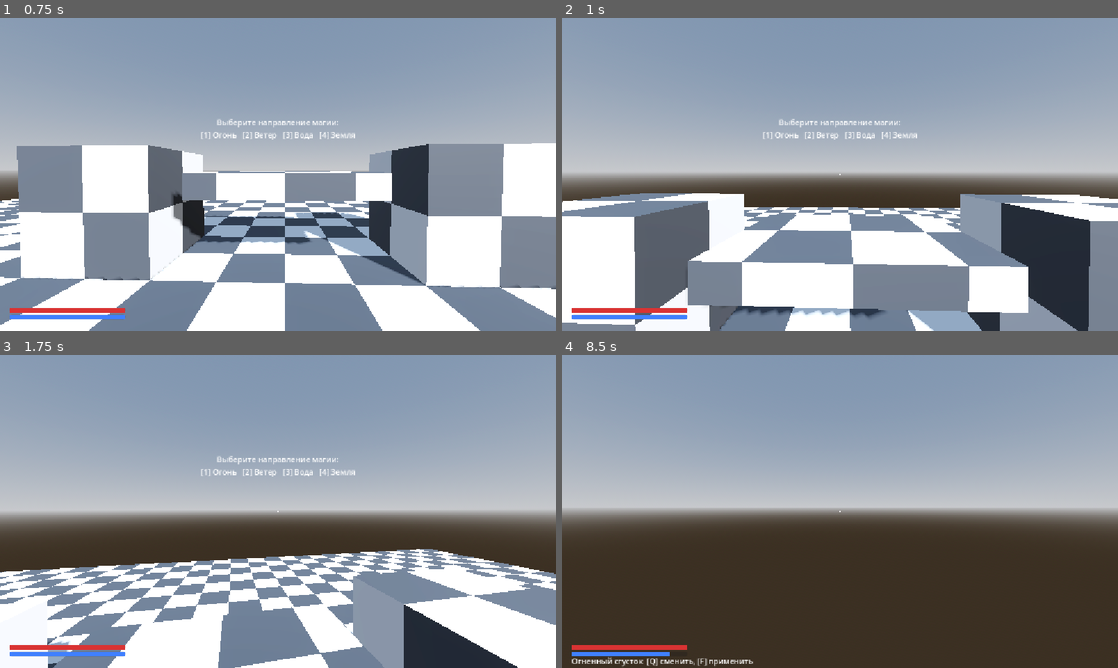
Above: before the commit, frames 1-4 (two rows, left to right).
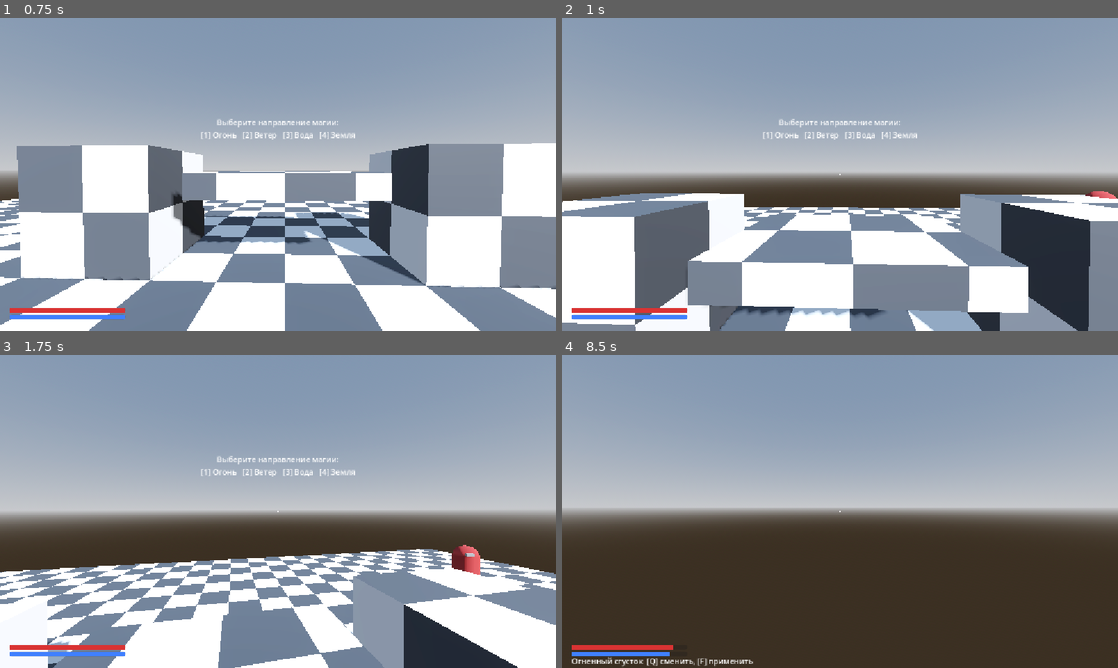
Above: after the commit, the same moments.

Repository: Tunwell1/test-game
Game: Godot game, scene res://main.tscn
Same seed, same stepped clock (60 frames per second), same inputs: the game is played once before the commit and once after it.
Inputs (mouse positions are in pixels of both pictures, inside the frame that each line leads up to):
- Up to frame 1 (0.75 s): move the mouse to (272, 180) at 0.52 s; hold W (move_forward) from 0.53 s (still down); tap F (cast_spell) at 0.6 s
- Up to frame 2 (1 s): keep holding W (move_forward); tap Space (jump) at 0.77 s
- Up to frame 3 (1.75 s): keep holding W (move_forward); move the mouse to (316, 514) at 1.27 s; tap Ctrl (crouch) at 1.35 s; tap Space (jump) at 1.52 s
- Up to frame 4 (8.5 s): move the mouse to (795, 508) at 2.02 s; tap E (interact) at 2.1 s; move the mouse to (845, 511) at 2.77 s; release W (move_forward) at 2.78 s; hold A (move_left) 2.78-3.53 s; tap Q (next_spell) at 2.85 s; tap Space (jump) at 3.02, 3.77, 4.52, 6.02, 6.77, 7.52 s; move the mouse to (817, 505) at 3.52 s; hold W (move_forward) 3.53-5.78 s; tap 1 (pick_school_1) at 3.6 s; move the mouse to (867, 511) at 4.27 s; tap 2 (pick_school_2) at 4.35 s; move the mouse to (812, 511) at 5.02 s; tap 3 (pick_school_3) at 5.1 s; move the mouse to (851, 505) at 5.77 s; hold D (move_right) 5.78-6.53 s; tap 4 (pick_school_4) at 5.85 s; move the mouse to (834, 517) at 6.52 s; hold Shift (sprint) 6.53-7.28 s; hold W (move_forward) from 6.53 s (still down); move the mouse to (878, 514) at 7.27 s; tap F (cast_spell) at 7.35 s; tap Enter at 8 s; move the mouse to (795, 508) at 8.02 s; hold Ctrl (crouch) from 8.03 s (still down)

Frame 1 is identical in both runs. In frame 2, less than 0.1% of the frame differs, in the area x 93-100%, y 55-58%; in frame 3, 0.4%, in the area x 81-87%, y 60-71%; in frame 4, less than 0.1%.

Commit message:
Add enemy AI with sight, hearing, awareness and patrol; player visibility

Diff:
--- /dev/null
+++ b/enemy.gd
@@ -0,0 +1,315 @@
+class_name Enemy
+extends CharacterBody3D
+
+## Враг с ИИ: патруль -> подозрение -> погоня -> бой -> поиск.
+## Видит конусом зрения (с учётом заметности игрока) и слышит шум.
+## Визуал и коллизия создаются кодом, достаточно повесить скрипт на CharacterBody3D (слой 8).
+
+signal died
+signal state_changed(state: State)
+
+enum State { PATROL, SUSPICIOUS, CHASE, SEARCH, DEAD }
+
+@export_group("Характеристики")
+@export var health_max: float = 60.0
+@export var patrol_speed: float = 1.8
+@export var chase_speed: float = 4.2
+@export var turn_speed: float = 6.0
+
+@export_group("Чувства")
+@export var view_distance: float = 14.0
+@export var view_angle_deg: float = 70.0
+## Радиус слуха при уровне шума 1.0 (бег). Меньший шум слышен ближе.
+@export var hearing_radius: float = 12.0
+## Скорость роста подозрения при полном обнаружении (1/сек).
+@export var detect_rate: float = 1.2
+@export var awareness_decay: float = 0.25
+@export var search_time: float = 6.0
+
+@export_group("Бой")
+@export var attack_range: float = 1.6
+@export var attack_damage: float = 12.0
+@export var attack_cooldown: float = 1.0
+
+@export_group("Патруль")
+## Точки патруля относительно стартовой позиции врага.
+@export var patrol_offsets: Array[Vector3] = [Vector3(0, 0, 0), Vector3(4, 0, 0)]
+@export var patrol_wait: float = 1.5
+
+const GRAVITY := 9.8
+
+var health: float = 0.0
+var state: State = State.PATROL
+## 0..1: шкала подозрения. >=0.35 подозрение, >=1 погоня.
+var awareness: float = 0.0
+var player: Player = null
+var last_known_pos: Vector3 = Vector3.ZERO
+var patrol_points: Array[Vector3] = []
+var patrol_index: int = 0
+var wait_timer: float = 0.0
+var search_timer: float = 0.0
+var attack_timer: float = 0.0
+var burn_timer: float = 0.0
+var knock: Vector3 = Vector3.ZERO
+var _mat: StandardMaterial3D
+var _indicator: Label3D
+
+func _ready() -> void:
+	health = health_max
+	collision_layer = 8
+	collision_mask = 1 | 2
+	add_to_group("enemies")
+
+	var cs := CollisionShape3D.new()
+	var cap := CapsuleShape3D.new()
+	cap.radius = 0.35
+	cap.height = 1.8
+	cs.shape = cap
+	cs.position.y = 0.9
+	add_child(cs)
+
+	var mi := MeshInstance3D.new()
+	var cm := CapsuleMesh.new()
+	cm.radius = 0.35
+	cm.height = 1.8
+	_mat = StandardMaterial3D.new()
+	_mat.albedo_color = Color(0.6, 0.2, 0.2)
+	cm.material = _mat
+	mi.mesh = cm
+	mi.position.y = 0.9
+	add_child(mi)
+
+	# Метка-«глаза», показывающая, куда смотрит враг
+	var nose := MeshInstance3D.new()
+	var box := BoxMesh.new()
+	box.size = Vector3(0.2, 0.1, 0.3)
+	nose.mesh = box
+	nose.position = Vector3(0, 1.55, -0.35)
+	add_child(nose)
+
+	_indicator = Label3D.new()
+	_indicator.position.y = 2.2
+	_indicator.billboard = BaseMaterial3D.BILLBOARD_ENABLED
+	_indicator.no_depth_test = true
+	_indicator.font_size = 64
+	add_child(_indicator)
+
+	for off in patrol_offsets:
+		patrol_points.append(global_position + off)
+
+func _physics_process(delta: float) -> void:
+	if state == State.DEAD:
+		return
+	if player == null:
+		player = get_tree().get_first_node_in_group("player") as Player
+		if player == null:
+			player = _find_player()
+	attack_timer = maxf(attack_timer - delta, 0.0)
+
+	_tick_burn(delta)
+	_perceive(delta)
+	_update_state(delta)
+	_move(delta)
+	_update_indicator()
+
+func _find_player() -> Player:
+	return get_tree().current_scene.find_child("Player", true, false) as Player
+
+# --- Восприятие ---
+
+func _eye_pos() -> Vector3:
+	return global_position + Vector3(0, 1.6, 0)
+
+func _can_see_player() -> float:
+	## Возвращает силу обнаружения 0..1 (0 — не видит).
+	if player == null or player.is_dead:
+		return 0.0
+	var target := player.global_position + Vector3(0, 1.0, 0)
+	var to_p := target - _eye_pos()
+	var dist := to_p.length()
+	var vis := player.get_visibility()
+	var max_dist := view_distance * vis
+	if dist > max_dist:
+		return 0.0
+	var fwd := -global_transform.basis.z
+	var flat := Vector3(to_p.x, 0, to_p.z).normalized()
+	if rad_to_deg(fwd.angle_to(flat)) > view_angle_deg:
+		return 0.0
+	var q := PhysicsRayQueryParameters3D.create(_eye_pos(), target, 1, [get_rid()])
+	if not get_world_3d().direct_space_state.intersect_ray(q).is_empty():
+		return 0.0
+	# Чем ближе и заметнее игрок, тем быстрее обнаружение
+	return clampf(1.0 - dist / max_dist, 0.0, 1.0) * 0.7 + 0.3 * vis
+
+func _hear_player() -> bool:
+	if player == null or player.is_dead:
+		return false
+	var noise := player.get_noise_level()
+	if noise <= 0.0:
+		return false
+	return global_position.distance_to(player.global_position) <= hearing_radius * noise
+
+func _perceive(delta: float) -> void:
+	var seen := _can_see_player()
+	var heard := _hear_player()
+	if seen > 0.0:
+		awareness = minf(awareness + detect_rate * seen * delta * (3.0 if state == State.CHASE else 1.0), 1.0)
+		last_known_pos = player.global_position
+	elif heard:
+		awareness = minf(awareness + detect_rate * 0.6 * delta, 1.0)
+		last_known_pos = player.global_position
+	elif state != State.CHASE:
+		awareness = maxf(awareness - awareness_decay * delta, 0.0)
+
+# --- Состояния ---
+
+func _set_state(s: State) -> void:
+	if s == state:
+		return
+	state = s
+	if s == State.SEARCH:
+		search_timer = search_time
+	state_changed.emit(s)
+
+func _update_state(delta: float) -> void:
+	match state:
+		State.PATROL:
+			if awareness >= 1.0:
+				_set_state(State.CHASE)
+			elif awareness >= 0.35:
+				_set_state(State.SUSPICIOUS)
+		State.SUSPICIOUS:
+			if awareness >= 1.0:
+				_set_state(State.CHASE)
+			elif awareness < 0.1:
+				_set_state(State.PATROL)
+		State.CHASE:
+			if _can_see_player() <= 0.0 and not _hear_player():
+				_set_state(State.SEARCH)
+		State.SEARCH:
+			if awareness >= 1.0:
+				_set_state(State.CHASE)
+			else:
+				search_timer -= delta
+				if search_timer <= 0.0:
+					awareness = 0.0
+					_set_state(State.PATROL)
+
+func _move(delta: float) -> void:
+	var desired := Vector3.ZERO
+	var face_target: Variant = null
+
+	match state:
+		State.PATROL:
+			if not patrol_points.is_empty():
+				var tgt := patrol_points[patrol_index]
+				var d := Vector3(tgt.x - global_position.x, 0, tgt.z - global_position.z)
+				if d.length() < 0.4:
+					wait_timer += delta
+					if wait_timer >= patrol_wait:
+						wait_timer = 0.0
+						patrol_index = (patrol_index + 1) % patrol_points.size()
+				else:
+					desired = d.normalized() * patrol_speed
+					face_target = tgt
+		State.SUSPICIOUS:
+			# Замирает и смотрит на источник подозрения
+			face_target = last_known_pos
+		State.CHASE:
+			if player and not player.is_dead:
+				var d := Vector3(player.global_position.x - global_position.x, 0, player.global_position.z - global_position.z)
+				face_target = player.global_position
+				if d.length() > attack_range * 0.8:
+					desired = d.normalized() * chase_speed
+				if d.length() <= attack_range:
+					_try_attack()
+		State.SEARCH:
+			var d := Vector3(last_known_pos.x - global_position.x, 0, last_known_pos.z - global_position.z)
+			if d.length() > 0.6:
+				desired = d.normalized() * patrol_speed * 1.4
+			face_target = last_known_pos
+
+	if face_target != null:
+		var ft: Vector3 = face_target
+		var dir := Vector3(ft.x - global_position.x, 0, ft.z - global_position.z)
+		if dir.length() > 0.05:
+			var target_yaw := atan2(-dir.x, -dir.z)
+			rotation.y = lerp_angle(rotation.y, target_yaw, clampf(turn_speed * delta, 0.0, 1.0))
+
+	velocity.x = desired.x + knock.x
+	velocity.z = desired.z + knock.z
+	knock = knock.move_toward(Vector3.ZERO, 25.0 * delta)
+	if not is_on_floor():
+		velocity.y -= GRAVITY * delta
+	else:
+		velocity.y = 0.0
+	move_and_slide()
+
+func _try_attack() -> void:
+	if attack_timer > 0.0:
+		return
+	attack_timer = attack_cooldown
+	if player:
+		player.take_damage(attack_damage)
+
+# --- Получение урона и эффектов ---
+
+func take_damage(amount: float) -> void:
+	if state == State.DEAD:
+		return
+	health -= amount
+	# Удар мгновенно выдаёт игрока
+	awareness = 1.0
+	if player:
+		last_known_pos = player.global_position
+	if state != State.CHASE:
+		_set_state(State.CHASE)
+	_flash()
+	if health <= 0.0:
+		_die()
+
+func apply_knockback(impulse: Vector3) -> void:
+	knock += Vector3(impulse.x, 0, impulse.z) * 0.5
+
+func on_spell_effect(effect: String) -> void:
+	match effect:
+		"ignite":
+			burn_timer = 3.0
+		"extinguish":
+			burn_timer = 0.0
+
+func _tick_burn(delta: float) -> void:
+	if burn_timer > 0.0:
+		burn_timer -= delta
+		take_damage(6.0 * delta)
+
+func _flash() -> void:
+	if _mat == null:
+		return
+	_mat.albedo_color = Color(1, 1, 1)
+	var tw := create_tween()
+	tw.tween_property(_mat, "albedo_color", Color(0.6, 0.2, 0.2), 0.15)
+
+func _die() -> void:
+	state = State.DEAD
+	died.emit()
+	_indicator.text = ""
+	collision_layer = 0
+	var tw := create_tween()
+	tw.tween_property(self, "rotation:x", deg_to_rad(-90), 0.4)
+	tw.tween_interval(3.0)
+	tw.tween_callback(queue_free)
+
+func _update_indicator() -> void:
+	match state:
+		State.PATROL:
+			_indicator.text = ""
+		State.SUSPICIOUS:
+			_indicator.text = "?"
+			_indicator.modulate = Color(1, 0.9, 0.2)
+		State.CHASE:
+			_indicator.text = "!"
+			_indicator.modulate = Color(1, 0.2, 0.2)
+		State.SEARCH:
+			_indicator.text = "?"
+			_indicator.modulate = Color(1, 0.6, 0.2)
--- a/main.tscn
+++ b/main.tscn
@@ -4,6 +4,7 @@
 [ext_resource type="PackedScene" uid="uid://bhi4jx35v07ov" path="res://player.tscn" id="2_player"]
 
 [ext_resource type="Script" path="res://Interactable.gd" id="3_interact"]
+[ext_resource type="Script" path="res://enemy.gd" id="4_enemy"]
 
 [sub_resource type="ProceduralSkyMaterial" id="ProceduralSkyMaterial_1"]
 sky_horizon_color = Color(0.64625, 0.65575, 0.67075, 1)
@@ -54,6 +55,16 @@
 [node name="DirectionalLight3D" type="DirectionalLight3D" parent="."]
 transform = Transform3D(0.866025, -0.25, 0.433013, 0, 0.866025, 0.5, -0.5, -0.433013, 0.75, 0, 10, 0)
 shadow_enabled = true
+
+[node name="EnemyA" type="CharacterBody3D" parent="."]
+transform = Transform3D(1, 0, 0, 0, 1, 0, 0, 0, 1, -8, 0.1, 6)
+script = ExtResource("4_enemy")
+patrol_offsets = Array[Vector3]([Vector3(0, 0, 0), Vector3(6, 0, 0)])
+
+[node name="EnemyB" type="CharacterBody3D" parent="."]
+transform = Transform3D(1, 0, 0, 0, 1, 0, 0, 0, 1, 8, 0.1, -8)
+script = ExtResource("4_enemy")
+patrol_offsets = Array[Vector3]([Vector3(0, 0, 0), Vector3(0, 0, 6), Vector3(-5, 0, 6)])
 
 [node name="Player" parent="." instance=ExtResource("2_player")]
 transform = Transform3D(1, 0, 0, 0, 1, 0, 0, 0, 1, 0, 0.1, 0)
--- a/player.gd
+++ b/player.gd
@@ -128,6 +128,7 @@
 	# Initialize input actions once
 	_setup_input_actions()
 
+	add_to_group("player")
 	health = health_max
 	mana = mana_max
 	magic_book = MagicBook.new()
@@ -524,6 +525,17 @@
 			footstep_audio.volume_db = -9.0 + impact * 6.0
 			footstep_audio.play()
 	was_on_floor = is_on_floor()
+
+## Заметность для зрения врагов, 0..1. Присед и неподвижность уменьшают её.
+## Освещённость добавится позже.
+func get_visibility() -> float:
+	var moving := Vector2(velocity.x, velocity.z).length() > 0.3
+	var v := 1.0
+	if current_stance == Stance.CROUCHING:
+		v = 0.5 if moving else 0.35
+	elif not moving:
+		v = 0.8
+	return v
 
 func get_noise_level() -> float:
 	var magic := spell_caster.magic_noise if spell_caster else 0.0
--- a/player.tscn
+++ b/player.tscn
@@ -14,7 +14,7 @@
 
 [node name="Player" type="CharacterBody3D"]
 collision_layer = 2
-collision_mask = 5
+collision_mask = 13
 floor_snap_length = 0.2
 script = ExtResource("1_script")
 
--- a/project.godot
+++ b/project.godot
@@ -68,6 +68,7 @@
 3d_physics/layer_1="world"
 3d_physics/layer_2="player"
 3d_physics/layer_3="interactable"
+3d_physics/layer_4="enemy"
 
 [physics]
 
--- a/spell_projectile.gd
+++ b/spell_projectile.gd
@@ -12,6 +12,9 @@
 var caster: Node3D = null
 
 func _ready() -> void:
+	# Мир (1), интерактивные объекты (4), враги (8)
+	collision_layer = 0
+	collision_mask = 1 | 4 | 8
 	body_entered.connect(_on_body_entered)
 
 func _physics_process(delta: float) -> void:
